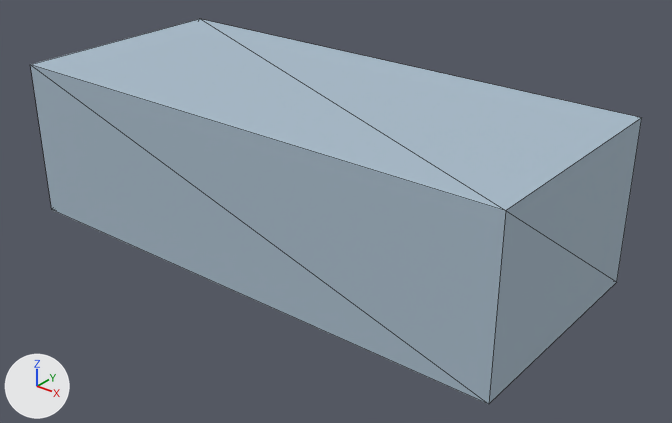
One commit to the glTF model shared/assets/models/fish_golden_sprat.glb: the scene before it, then after it.
Both versions are drawn from a camera (50 mm lens) standing at (0.298, -0.352, 0.198) and looking at (0.016, 0.0, -0.02). Every picture has the same lights, and +X, +Y and +Z are marked at lower left. The first picture is the older version. Mesh edges are drawn as thin lines. Vertices at exactly the same position are counted once.

In view in the first picture: 'species.golden_sprat'.
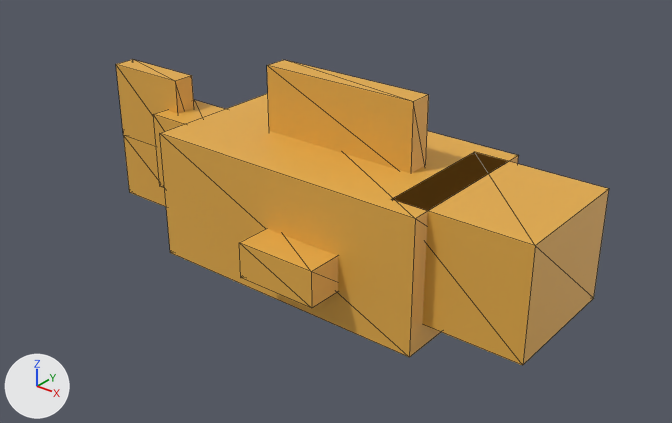
Location of each change, (x1, y1, x2, y2) in pixels of the pictures (672 x 423 px):
```json
{"object": "species.golden_sprat", "change": "recoloured, reshaped, rescaled", "before": [30, 19, 642, 404], "after": [116, 59, 609, 365], "on screen": "19% narrower, 20% shorter"}
```

Scene script edits in JSON lines:
```json
{"op": "set", "path": "mat_item.base_color", "old": "(0.397, 0.503, 0.597)", "new": "(0.807, 0.429, 0.0685)", "note": "blue #a9bccb -> orange #e8af4a"}
{"block": "me_item", "where": "# used by ob_species_golden_sprat; location = (0.0, 0.0, 0.0); scale = (0.3, 0.13, 0.09)"}
{"op": "remove", "block": "me_item", "code": "me_item.from_pydata(...)  # 8 vertices, 12 faces; spans x -0.5..0.5, y -0.5..0.5, z -0.5..0.5"}
{"op": "add", "block": "me_item", "code": "me_item.from_pydata(...)  # 60 vertices, 96 faces; spans x -0.5..0.5, y -0.22..0.22, z -0.181..0.181"}
{"block": "me_item", "change": "me_item part 1: the whole mesh is rebuilt"}
{"op": "set", "path": "ob_species_golden_sprat.scale", "old": "(0.3, 0.13, 0.09)", "new": "(0.3, 0.3, 0.3)"}
```
